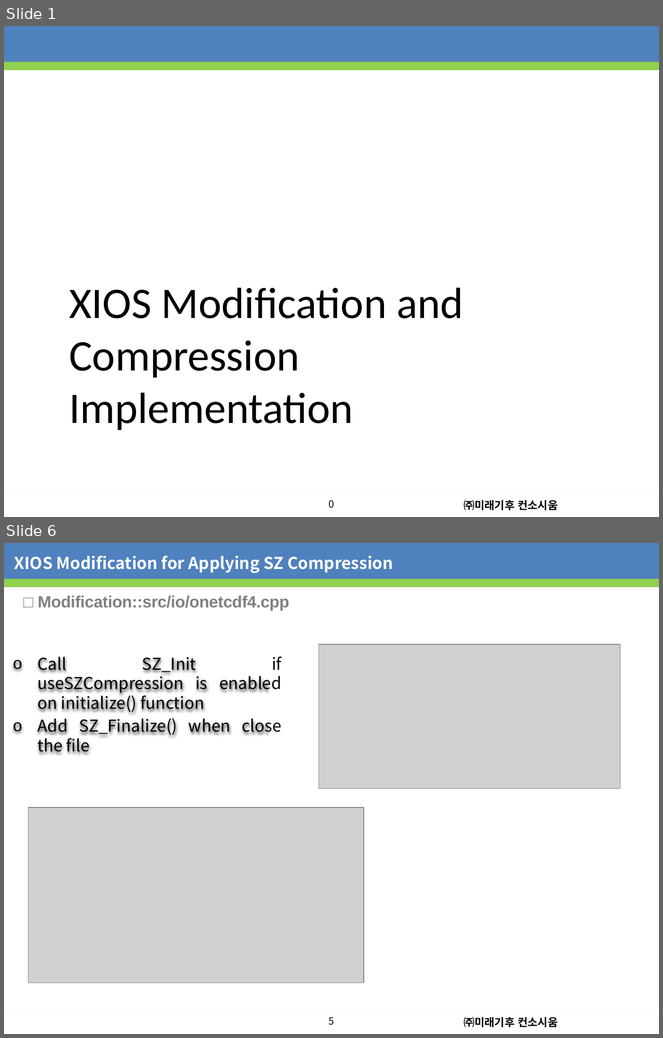
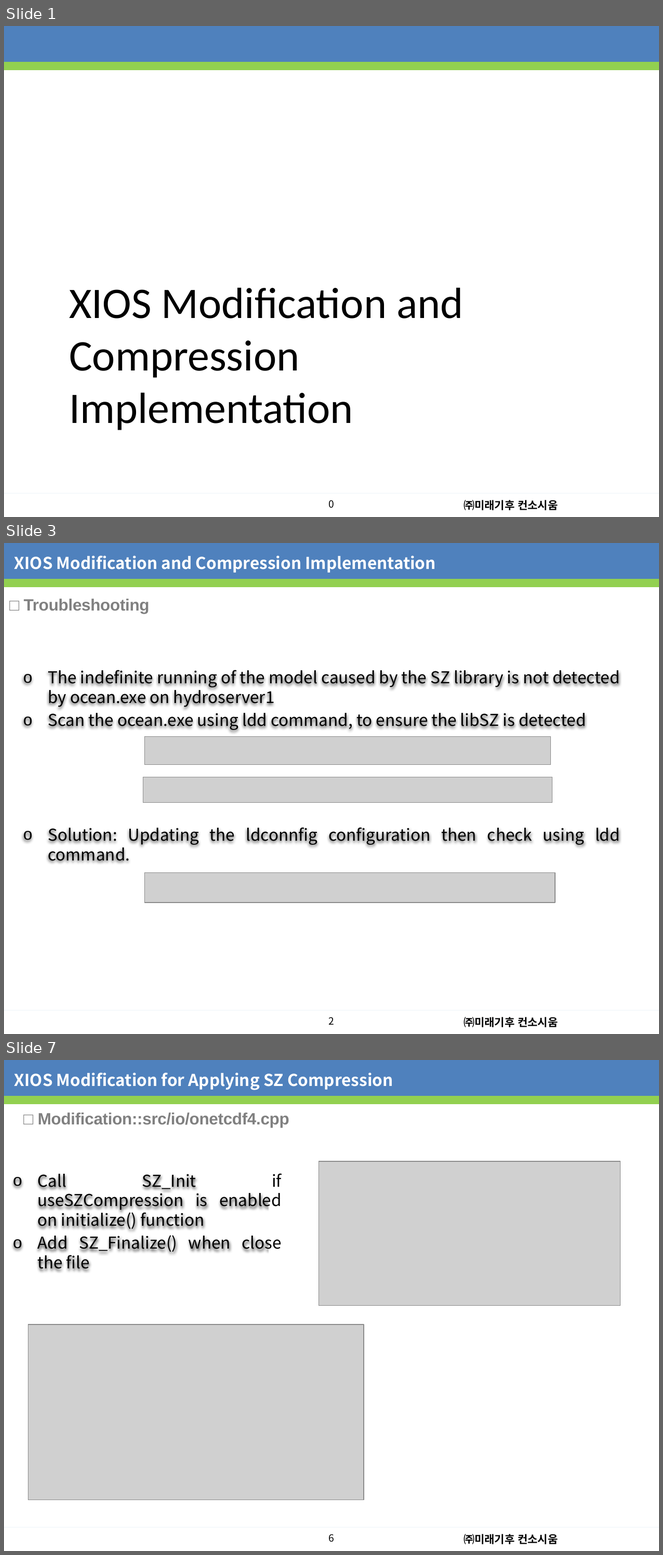
Before and after one commit to dhanifudin/presentation, a slide deck: seminar/Seminar20230418.pptx. Shown one above the other, each under a label of ours: slides 1 and 6 before the commit, slides 1, 3 and 7 after it; the slides between them are not shown. The pictures are 663x1038 and 663x1555 pixels, drawn with LibreOffice and Linux fonts; fonts in the diff are those of the drawing; grey boxes stand for pictures; background and template pictures are left out. Boxes give left, top, right and bottom in pixels: in the first picture for what was removed or moved away, otherwise in the second. Text is boxed around its words. In the diff, an @@ line names an element or a change of style, - is before the commit and + after.

```diff
--- a/seminar/Seminar20230418.pptx
+++ b/seminar/Seminar20230418.pptx
@@ slide 3 added at [4,543,659,1034], background #FFFFFF; not listed: 5 template elements that a slide beside it also shows @@
@@ text added at [14,555,436,573], 18 pt, text #FFFFFF, bold @@
+XIOS Modification and Compression Implementation
@@ title added at [24,599,150,614], 18 pt, text #808080, bold @@
+□ Troubleshooting
@@ rectangle added at [17,664,627,1003], fill gradient #2F5F99 to #3D7CC7 to #3A7CCB, outline #000000 0.75 pt, 18 pt, text #000000 @@
+  o The indefinite running of the model caused by the SZ library is not detected by ocean.exe on hydroserver1
+  o Scan the ocean.exe using ldd command, to ensure the libSZ is detected
+  o Solution: Updating the ldconnfig configuration then check using ldd command.
@@ picture added at [145,737,551,765] @@
@@ picture added at [143,778,553,803] @@
@@ picture added at [145,873,555,903] @@
@@ what was slide 6 is now slide 7 @@
@@ page number at [329,1534,335,1543]: text changed @@
-5
+6
```
Also in this commit, not shown: 5 slides changed, 1 other slide added, 1 other file.
